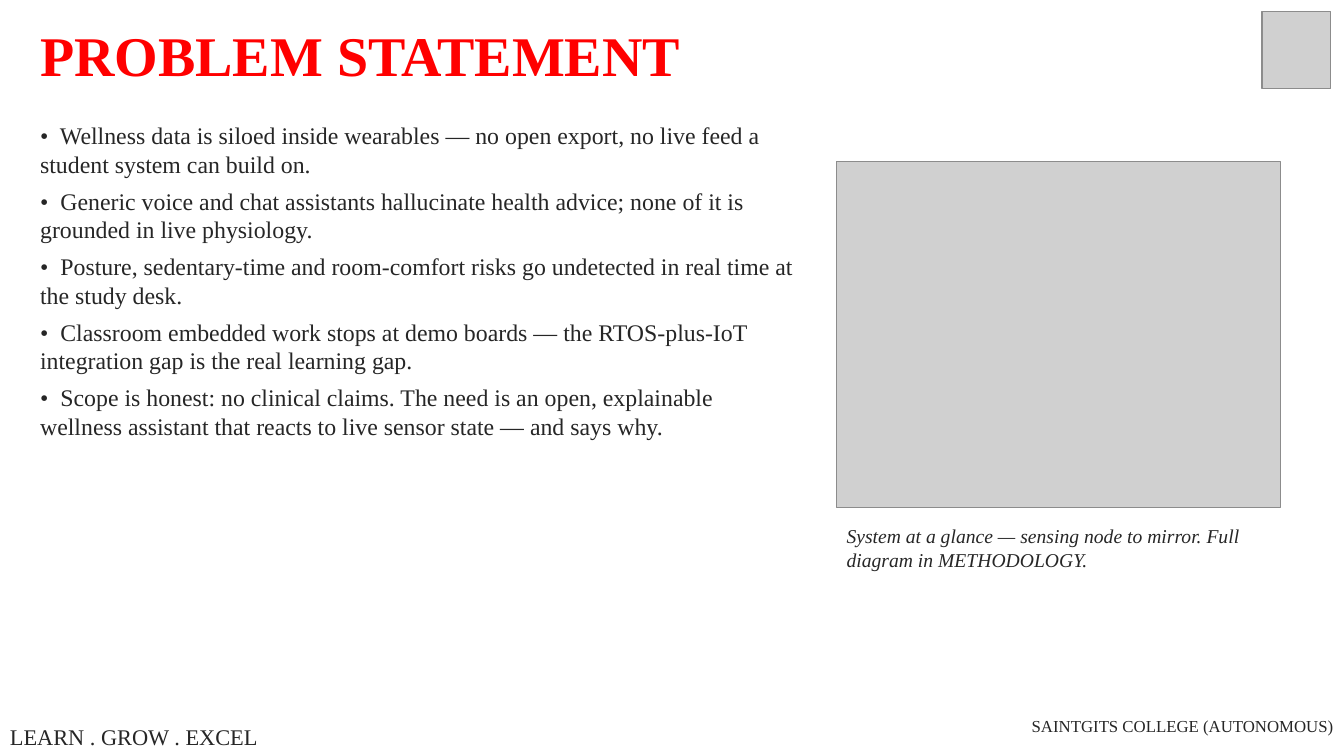
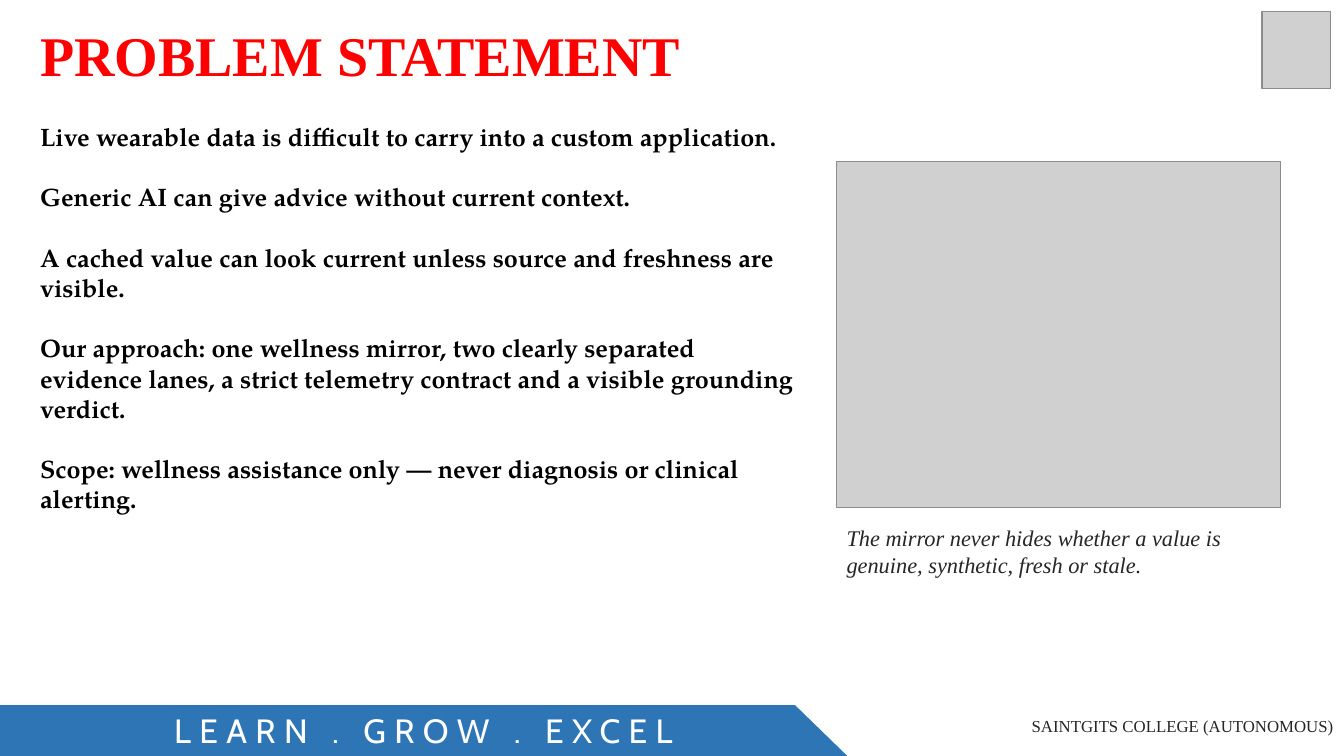
Before and after one commit to siddoit/KinetiQ, a slide deck: slide 3 of docs/final review/KINETIQ_V1_final_review.pptx (slide 2 before the commit). Drawn at 1344x756 pixels with LibreOffice and Linux fonts; fonts in the diff are those of the drawing; grey boxes stand for pictures. Boxes give left, top, right and bottom in pixels: in the first picture for what was removed or moved away, otherwise in the second. Text is boxed around its words. In the diff, an @@ line names an element or a change of style, - is before the commit and + after.

```diff
--- a/docs/final review/KINETIQ_V1_final_review.pptx
+++ b/docs/final review/KINETIQ_V1_final_review.pptx
@@ text at (40, 127, 793, 515): text changed; size 17 to 18 pt; font Times New Roman to TeX Gyre Pagella; text colour #262626 to #000000; bold on @@
-• Wellness data is siloed inside wearables — no open export, no live feed a student system can build on.
-• Generic voice and chat assistants hallucinate health advice; none of it is grounded in live physiology.
-• Posture, sedentary-time and room-comfort risks go undetected in real time at the study desk.
-• Classroom embedded work stops at demo boards — the RTOS-plus-IoT integration gap is the real learning gap.
-• Scope is honest: no clinical claims. The need is an open, explainable wellness assistant that reacts to live sensor state — and says why.
+Live wearable data is difficult to carry into a custom application.
+Generic AI can give advice without current context.
+A cached value can look current unless source and freshness are visible.
+Our approach: one wellness mirror, two clearly separated evidence lanes, a strict telemetry contract and a visible grounding verdict.
+Scope: wellness assistance only — never diagnosis or clinical alerting.
@@ text at (847, 530, 1221, 578): text changed; size 14 to 16 pt @@
-System at a glance — sensing node to mirror. Full diagram in METHODOLOGY.
+The mirror never hides whether a value is genuine, synthetic, fresh or stale.
@@ freeform shape added at (0, 706, 848, 756), fill #2E75B6, 24 pt, text #FFFFFF @@
+LEARN . GROW . EXCEL
@@ text removed at (10, 730, 258, 746) @@
-LEARN . GROW . EXCEL
```
Also in this commit, not shown: 3 other slides changed, 6 slides added, 4 slides removed, 35 other files.
